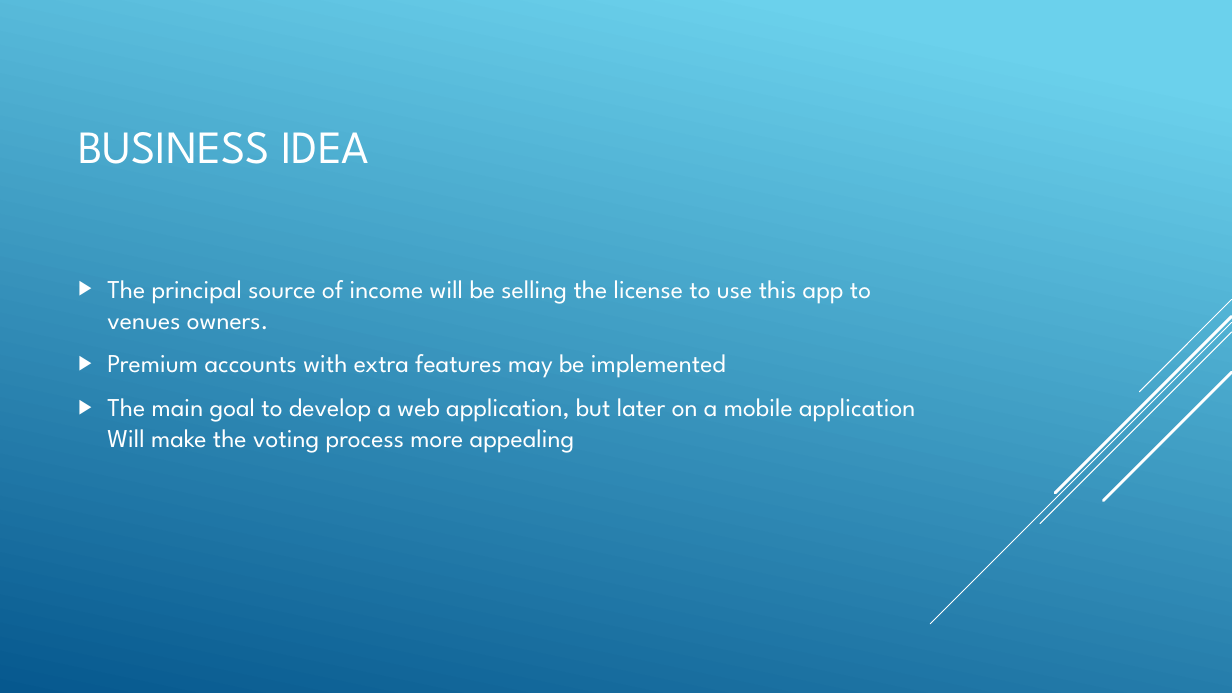
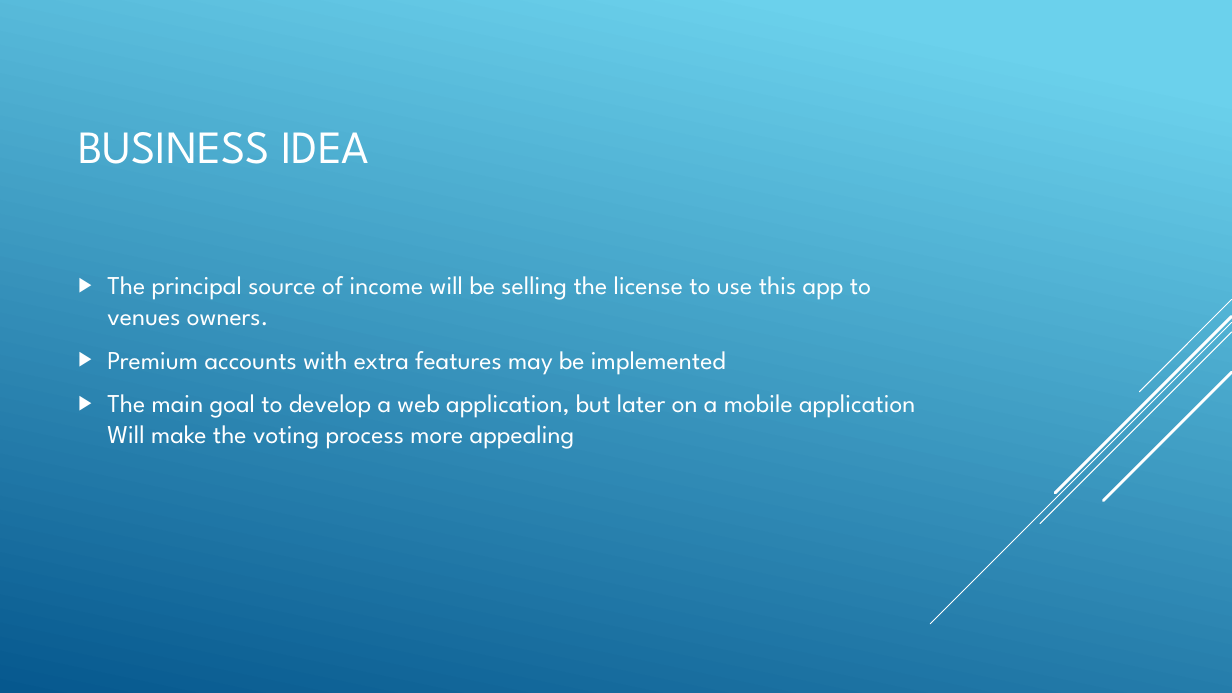
Before and after one commit to pabreblob/capsulefy, a slide deck: slide 3 of Week 1 docs/JUKEVOTE.pptx. Drawn at 1232x693 pixels with LibreOffice and Linux fonts; fonts in the diff are those of the drawing. Boxes give left, top, right and bottom in pixels: in the first picture for what was removed or moved away, otherwise in the second. Text is boxed around its words. In the diff, an @@ line names an element or a change of style, - is before the commit and + after.

```diff
--- a/Week 1 docs/JUKEVOTE.pptx
+++ b/Week 1 docs/JUKEVOTE.pptx
@@ text "The principal source of income ...": place and size @@
-text "The principal source of income ..." at [107, 280, 915, 453]
+text "The principal source of income ..." at [107, 276, 915, 449]
```
Also in this commit, not shown: 6 other slides changed, 4 slides added, 1 slide removed, 1 other file.
